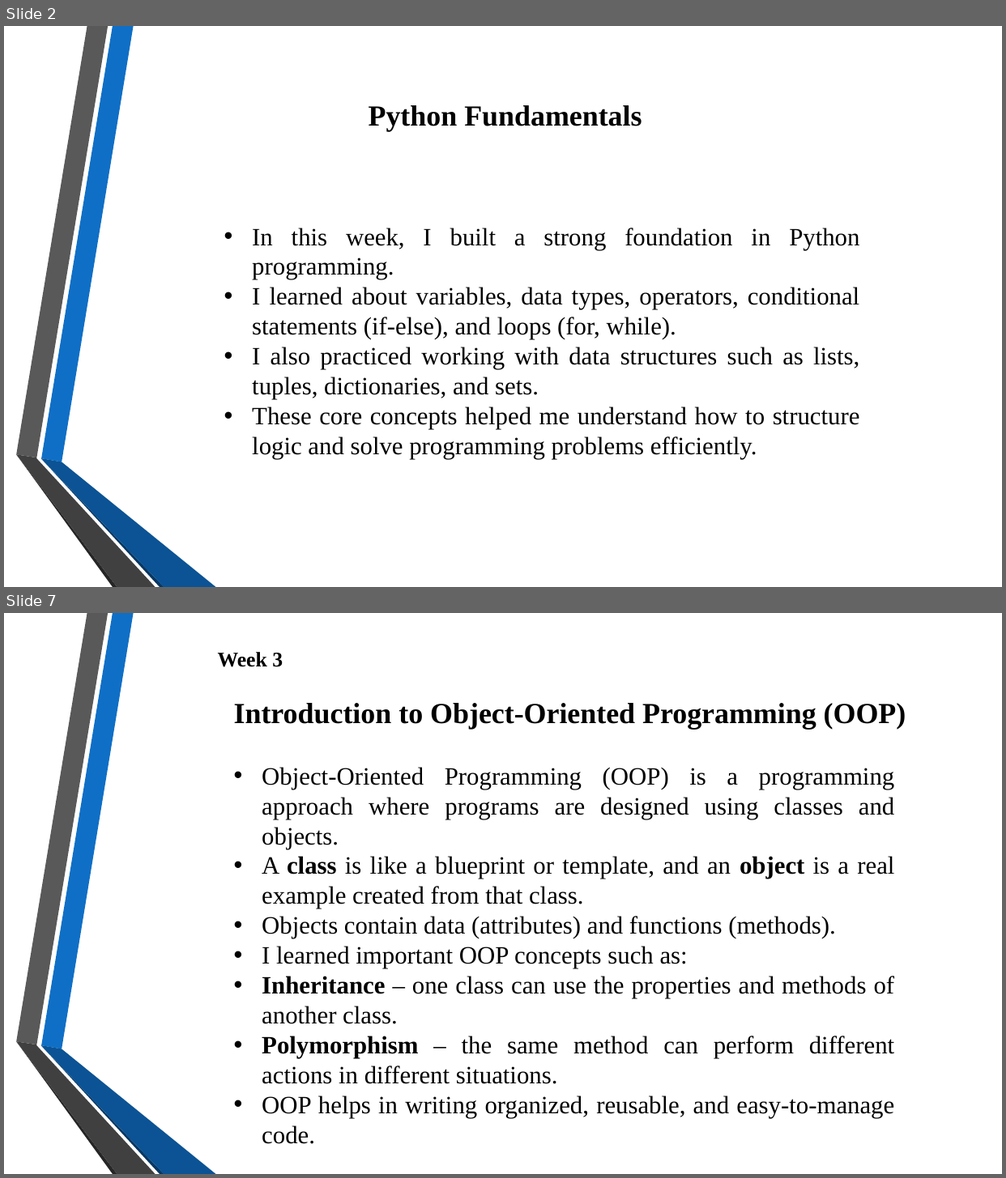
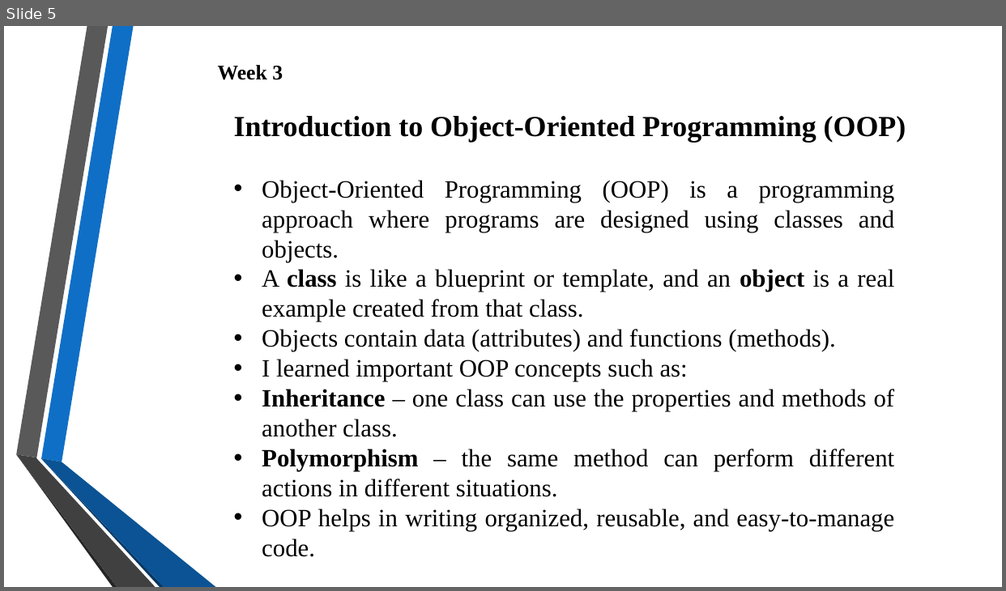
Before and after one commit to VaishnaviJadhav350/intern, a slide deck: Presentation 1 to 8.pptx. Shown one above the other, each under a label of ours: slides 2 and 7 before the commit, slide 5 after it; the slides between them are not shown. The pictures are 1006x1178 and 1006x591 pixels, drawn with LibreOffice and Linux fonts; fonts in the diff are those of the drawing; background and template pictures are left out. Boxes give left, top, right and bottom in pixels: in the first picture for what was removed or moved away, otherwise in the second. Text is boxed around its words. In the diff, an @@ line names an element or a change of style, - is before the commit and + after.

```diff
--- a/Presentation 1 to 8.pptx
+++ b/Presentation 1 to 8.pptx
@@ slide 2 removed at [4, 26, 1002, 587], background picture (left out); not listed: 6 template elements that a slide beside it also shows @@
@@ text removed at [368, 105, 641, 131] @@
-Python Fundamentals
@@ text removed at [252, 228, 860, 459] @@
-• In this week, I built a strong foundation in Python programming.
-• I learned about variables, data types, operators, conditional statements (if-else), and loops (for, while).
-• I also practiced working with data structures such as lists, tuples, dictionaries, and sets.
-• These core concepts helped me understand how to structure logic and solve programming problems efficiently.
@@ what was slide 7 is now slide 5 @@
```
Also in this commit, not shown: 2 slides changed, 13 slides added, 5 other slides removed, 6 other files.
